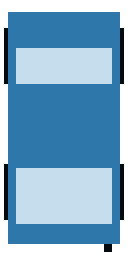
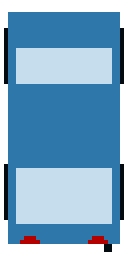
Layered file, before and after one edit (128 x 256). Changes by layer:
added group "Diffuse Sprite" with 9 layers over bbox(20, 236, 108, 244)
added layer "Taillights" in group "Diffuse Sprite" over bbox(20, 236, 108, 244)
moved "Body" into group "Diffuse Sprite" over bbox(20, 236, 108, 244)
moved "Exhaust" into group "Diffuse Sprite" over bbox(104, 240, 108, 244)
